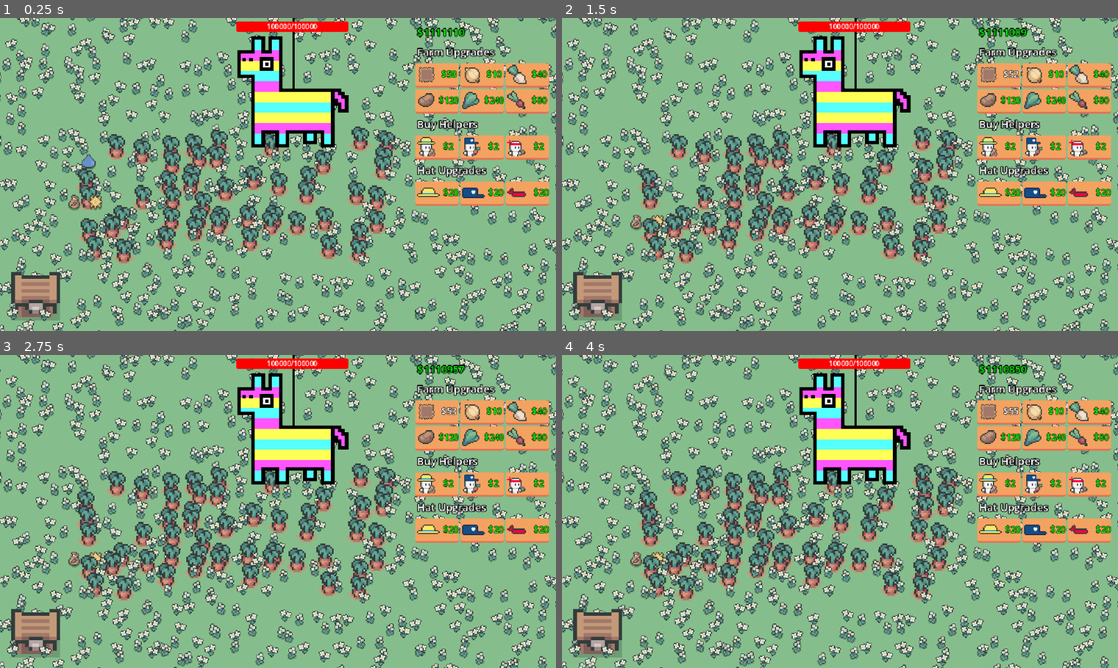
Above: before the commit, frames 1-4 (two rows, left to right).
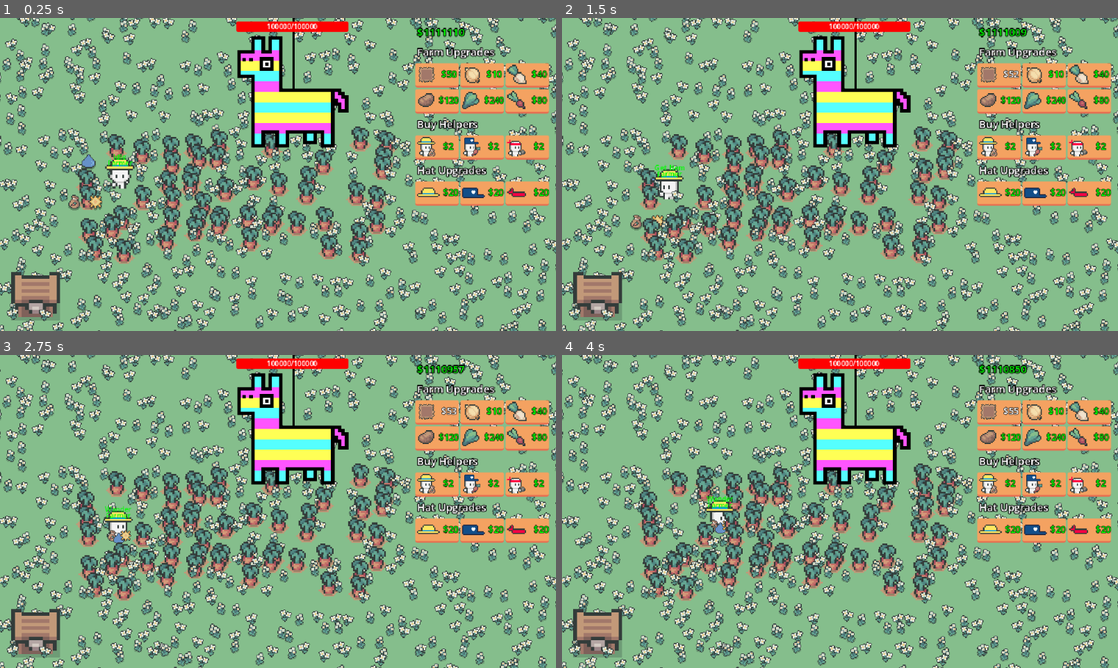
Above: after the commit, the same moments.

Repository: eric-marsh/farminata
Game: Godot game, scene res://scene/scene_switcher.tscn
The game is run twice, just before and just after one commit, with the same random seed, the same clock (stepped at 60 frames per second) and the same inputs. Sound files missing from this copy of the repository are replaced by a short silence.
Inputs:
- Up to frame 1 (0.25 s): no input
- Up to frame 2 (1.5 s): click "$50" at 0.5 s; click "$51" at 1.25 s
- Up to frame 3 (2.75 s): click "$52" at 2 s
- Up to frame 4 (4 s): click "$53" at 2.75 s; click "$54" at 3.5 s

The runs differ from the first frame. In frame 1, 0.4% of the frame differs, in the area x 18-25%, y 43-55%; in frame 2, 0.4%; in frame 3, 0.5%, in the area x 12-24%, y 48-68%; in frame 4, 0.5%.

Commit message:
helper y sort

Diff:
--- a/scene/helper/helper.tscn
+++ b/scene/helper/helper.tscn
@@ -1,10 +1,11 @@
-[gd_scene load_steps=34 format=3 uid="uid://c82wwcd2kv076"]
+[gd_scene load_steps=35 format=3 uid="uid://c82wwcd2kv076"]
 
 [ext_resource type="Script" uid="uid://14s7ms1klkvk" path="res://script/helper/helper.gd" id="1_xnnrj"]
 [ext_resource type="Texture2D" uid="uid://cmb0w57uedn7x" path="res://img/helper/walk_sprite_sheet.png" id="2_edx7r"]
 [ext_resource type="Texture2D" uid="uid://rxlpd65q3trl" path="res://img/plants/carrot/carrot_seed.png" id="3_eoi31"]
 [ext_resource type="Texture2D" uid="uid://c2bsooqksa4j0" path="res://img/helper/farmer_hat.png" id="4_edx7r"]
 [ext_resource type="Texture2D" uid="uid://dfivp000yegyb" path="res://img/plants/carrot/carrot.png" id="4_eoi31"]
+[ext_resource type="Texture2D" uid="uid://4wsbuk2bg1gf" path="res://img/droppables/water.png" id="4_x75v7"]
 
 [sub_resource type="CircleShape2D" id="CircleShape2D_uu31v"]
 
@@ -208,6 +209,7 @@
 script = ExtResource("1_xnnrj")
 
 [node name="CollisionShape2D" type="CollisionShape2D" parent="."]
+position = Vector2(-1, -5)
 shape = SubResource("CircleShape2D_uu31v")
 
 [node name="AnimatedSprite2D" type="AnimatedSprite2D" parent="."]
@@ -216,37 +218,42 @@
 scale = Vector2(2, 2)
 sprite_frames = SubResource("SpriteFrames_6kp2c")
 animation = &"walk_right"
+offset = Vector2(0, -7)
 
 [node name="HeldItem" type="Node2D" parent="."]
-position = Vector2(-6, 7)
+position = Vector2(-4.76837e-07, -4.76837e-07)
 scale = Vector2(0.8, 0.8)
 
 [node name="HeldItem1" type="Sprite2D" parent="HeldItem"]
 visible = false
-position = Vector2(1.43051e-06, -9.53674e-07)
+y_sort_enabled = true
+position = Vector2(-8.75, -7.5)
 texture = ExtResource("3_eoi31")
 
 [node name="HeldItem2" type="Sprite2D" parent="HeldItem"]
 visible = false
-position = Vector2(10, 3.75)
-texture = ExtResource("4_eoi31")
+y_sort_enabled = true
+position = Vector2(1.25, -3.75)
+texture = ExtResource("4_x75v7")
 
 [node name="HeldItem3" type="Sprite2D" parent="HeldItem"]
 visible = false
-position = Vector2(20, -1.43051e-06)
+y_sort_enabled = true
+position = Vector2(11.25, -7.5)
 texture = ExtResource("3_eoi31")
 
 [node name="HeldItemProduce" type="Sprite2D" parent="HeldItem"]
 visible = false
-position = Vector2(17.5, -5)
+y_sort_enabled = true
+position = Vector2(11.25, -12.5)
 texture = ExtResource("4_eoi31")
 
 [node name="StateLabel" type="Label" parent="."]
 z_index = 3
 offset_left = -13.0
-offset_top = -28.0
+offset_top = -42.0
 offset_right = 13.0
-offset_bottom = -5.0
+offset_bottom = -19.0
 text = "Idle
 Seed"
 label_settings = SubResource("LabelSettings_ewdy1")
@@ -255,5 +262,6 @@
 
 [node name="HatSprite" type="Sprite2D" parent="."]
 z_index = 1
-position = Vector2(0, -13)
+y_sort_enabled = true
 texture = ExtResource("4_edx7r")
+offset = Vector2(0, -28)
--- a/scene/main.tscn
+++ b/scene/main.tscn
@@ -10,6 +10,7 @@
 [ext_resource type="Script" uid="uid://b8iivuocvbyjt" path="res://script/helpers_container.gd" id="6_of57s"]
 [ext_resource type="PackedScene" uid="uid://xiwavl2b1sw0" path="res://scene/droppable.tscn" id="7_wscrc"]
 [ext_resource type="PackedScene" uid="uid://pcjs3l3ltyss" path="res://scene/sell_chest.tscn" id="8_of57s"]
+[ext_resource type="PackedScene" uid="uid://c82wwcd2kv076" path="res://scene/helper/helper.tscn" id="9_hybxs"]
 [ext_resource type="PackedScene" uid="uid://c0isrep8hx4u6" path="res://scene/piniata.tscn" id="10_tqoya"]
 [ext_resource type="Script" uid="uid://cc5rukvl6a3t8" path="res://scene/enviornment.gd" id="12_wscrc"]
 [ext_resource type="Texture2D" uid="uid://bphkka82udhf8" path="res://img/enviornment/good/flower_1.png" id="13_mswub"]
@@ -121,6 +122,9 @@
 position = Vector2(0, 6)
 script = ExtResource("6_of57s")
 
+[node name="Helper" parent="Helpers" instance=ExtResource("9_hybxs")]
+position = Vector2(138, 190)
+
 [node name="CanvasLayer" parent="." instance=ExtResource("5_0ha60")]
 
 [node name="Animations" type="Node2D" parent="."]
--- a/script/debug.gd
+++ b/script/debug.gd
@@ -4,8 +4,8 @@
 
 var STARTING_MONEY: int = 1111110
 
-var Helper_Speed: float = 200.0
-#var Helper_Speed: float = 0.0
+#var Helper_Speed: float = 200.0
+var Helper_Speed: float = 0.0
 
 var DISABLE_SLOT_MACHINE:bool = true
 
--- a/script/helper/helper.gd
+++ b/script/helper/helper.gd
@@ -371,24 +371,18 @@
 
 
 func update_animation() -> void:
-	$HeldItem.z_index=0
 	match dir:
 		Enum.Dir.Left:
 			anim.play("walk_right")
 			anim.flip_h = true
-			$HeldItem.position = Vector2(-7, 7)
 		Enum.Dir.Right:
 			anim.play("walk_right")
 			anim.flip_h = false
-			$HeldItem.position = Vector2(-8, 7)
 		Enum.Dir.Up:
-			anim.play("walk_up")
-			anim.flip_h = false
-			$HeldItem.position = Vector2(-9, -4)
-			$HeldItem.z_index=-1
+			#anim.play("walk_up")
+			anim.play("walk_right")
 		Enum.Dir.Down:
 			anim.play("walk_down")
 			anim.flip_h = false
-			$HeldItem.position = Vector2(-7, 7)
 		_:
 			print("Dont know that direction")
Not shown: 1 places in scene/main.tscn that only renumber resources
